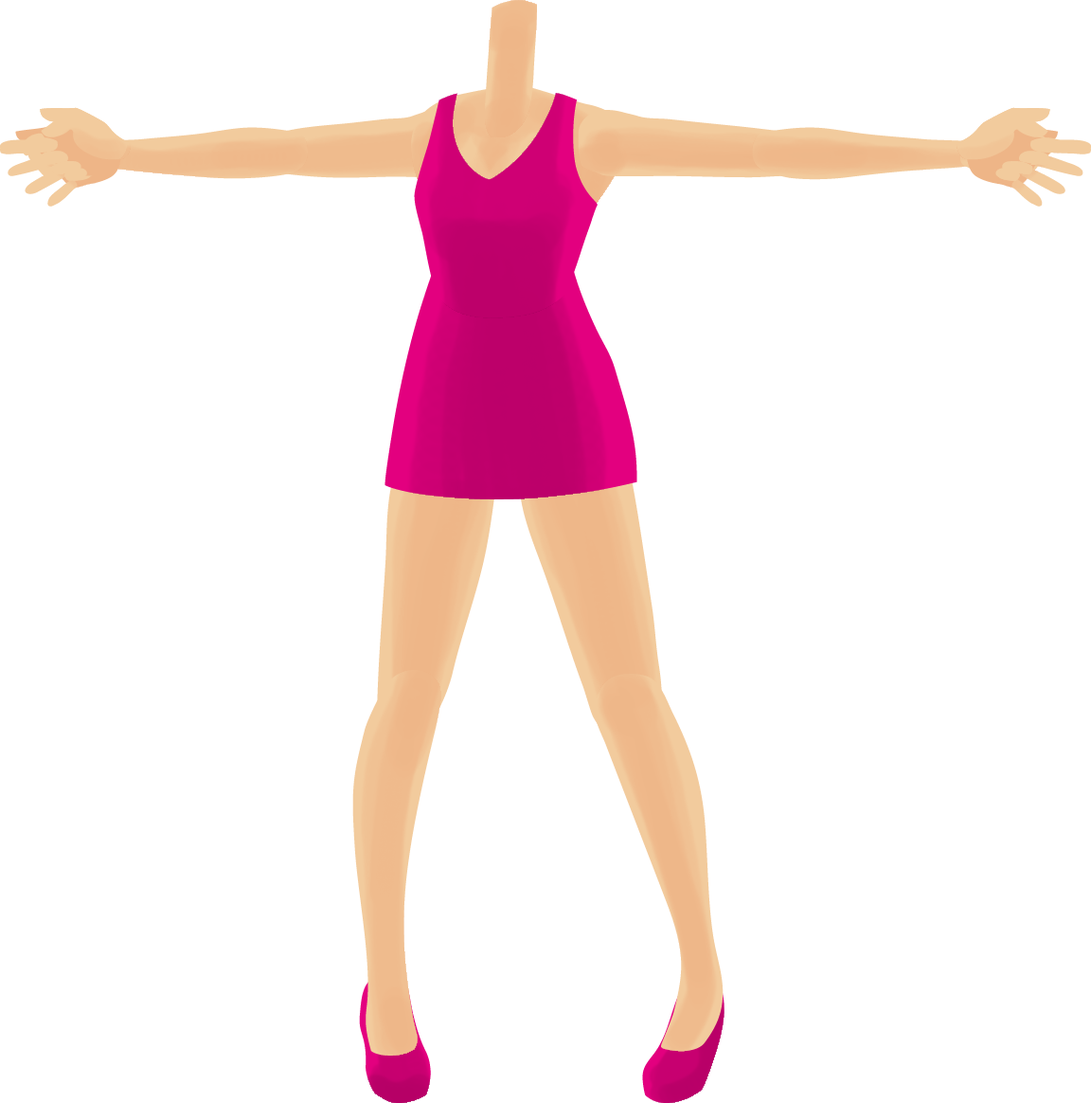
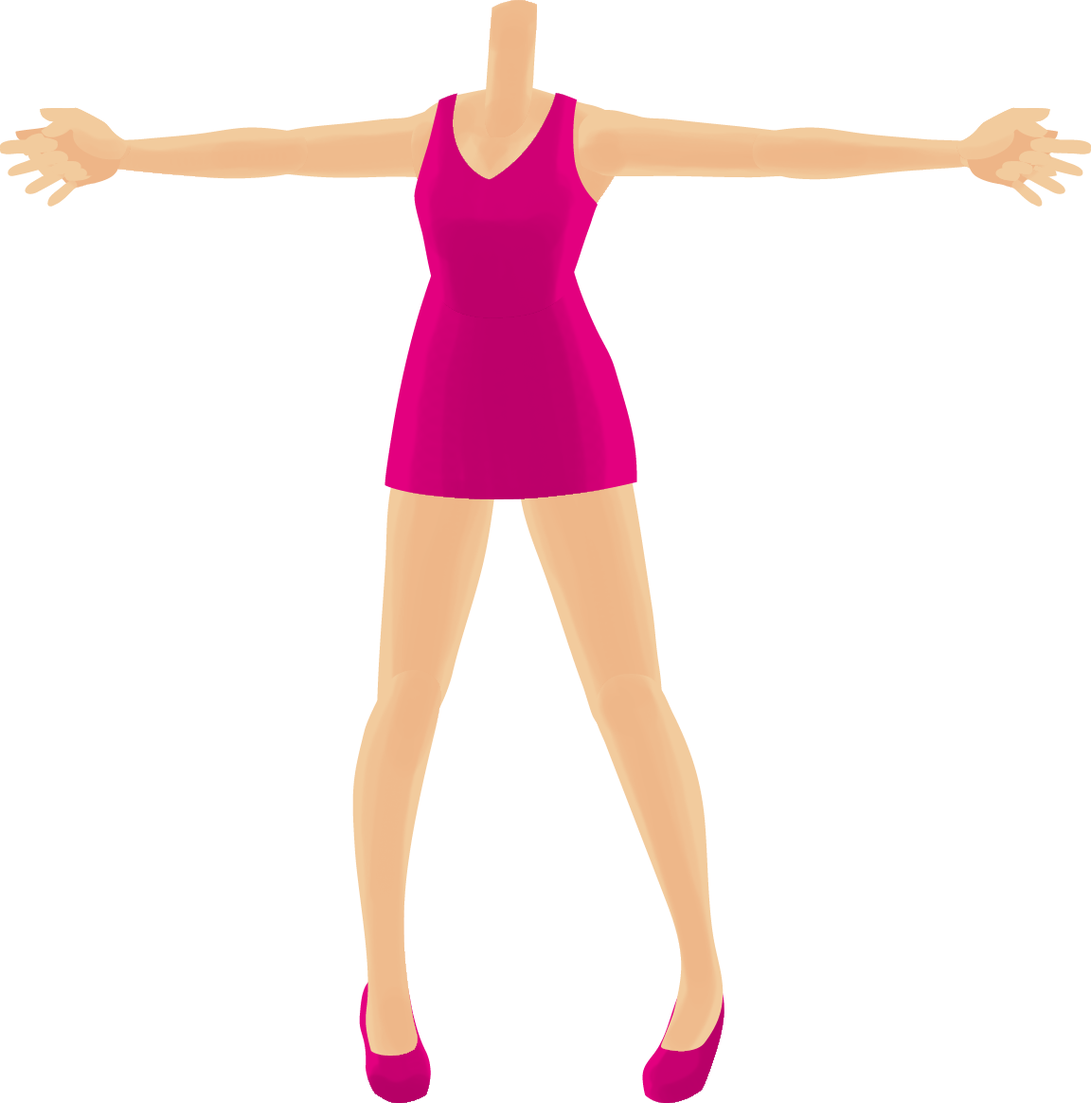
Layered file, before and after one edit (1091×1103). Changes by layer:
added layer "handL5" in group "handL" over (x1=959, y1=153, x2=1058, y2=180)
